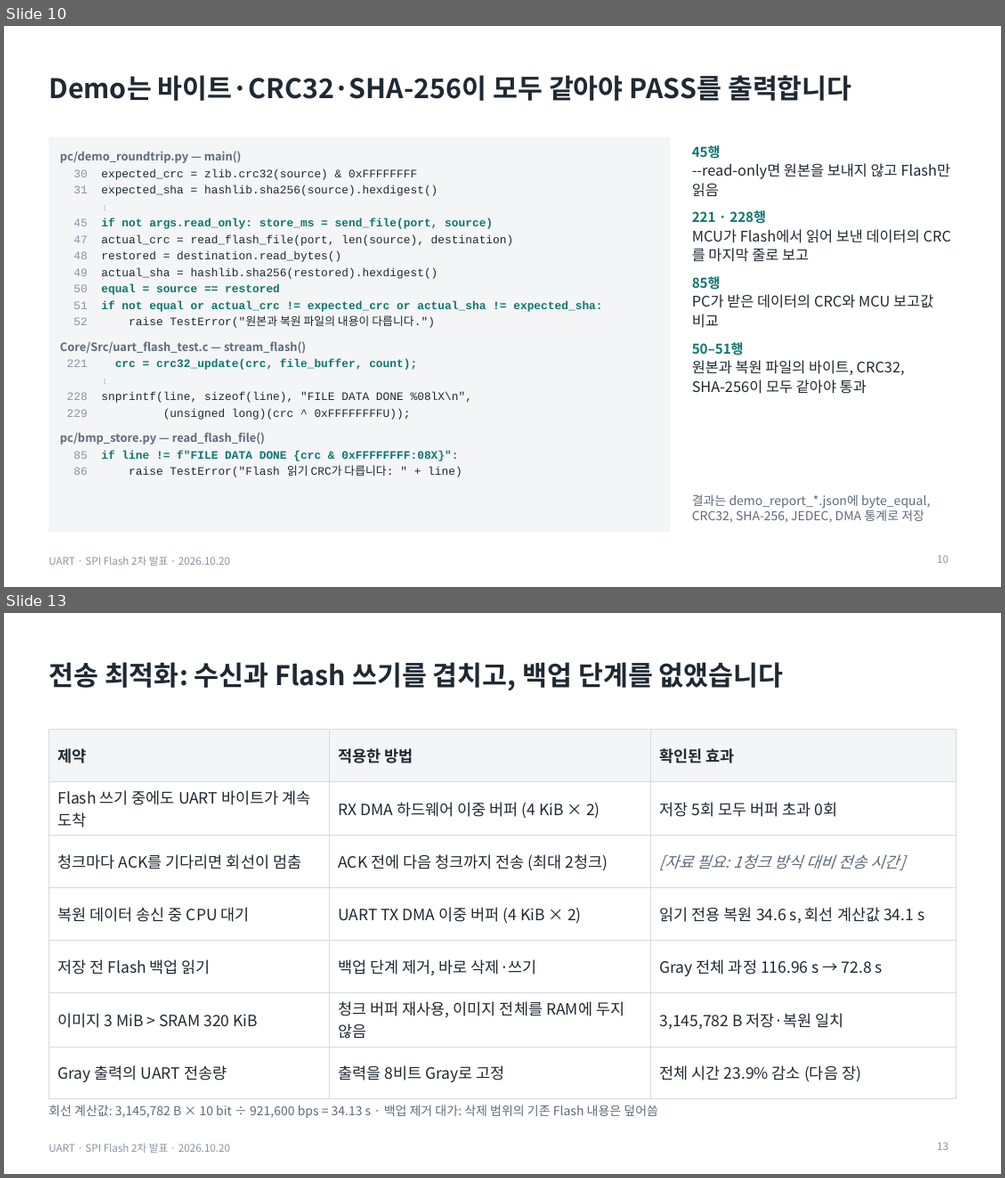
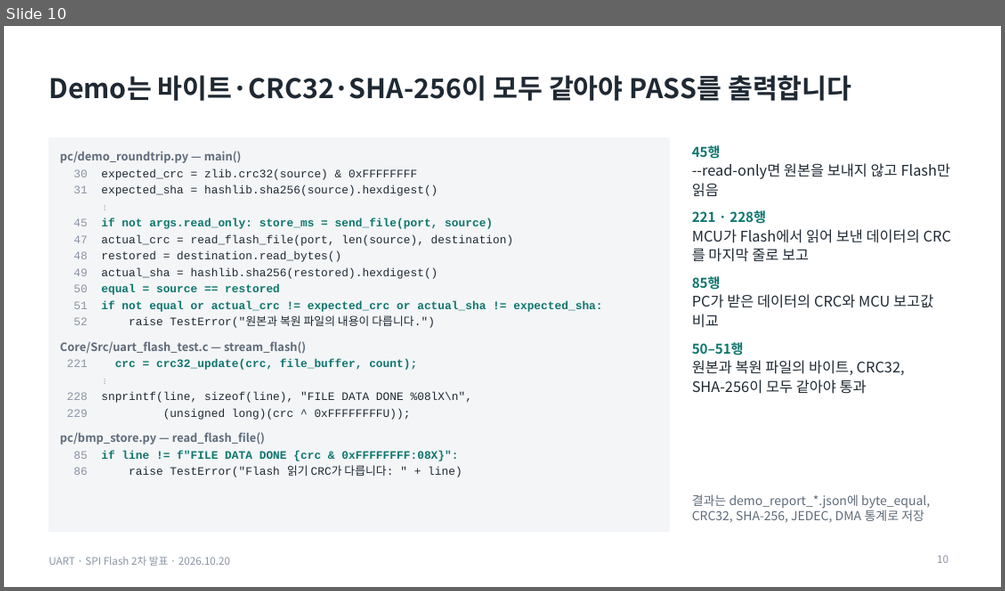
Before and after one commit to dazement/STM32-BMP-file-store-in-Flash-memory, a slide deck: presentation_oct20/output/UART_SPIFlash_2차발표_1020_코드검증.pptx. Shown one above the other, each under a label of ours: slides 10 and 13 before the commit, slide 10 after it; the slides between them are not shown. The pictures are 1005x1178 and 1005x591 pixels, drawn with LibreOffice and Linux fonts; fonts in the diff are those of the drawing. Boxes give left, top, right and bottom in pixels: in the first picture for what was removed or moved away, otherwise in the second. Text is boxed around its words. In the diff, an @@ line names an element or a change of style, - is before the commit and + after.

```diff
--- a/presentation_oct20/output/UART_SPIFlash_2차발표_1020_코드검증.pptx
+++ b/presentation_oct20/output/UART_SPIFlash_2차발표_1020_코드검증.pptx
@@ slide 13 removed at (x1=4, y1=613, x2=1001, y2=1174), background #FFFFFF; not listed: 1 template element that a slide beside it also shows @@
@@ title removed at (x1=48, y1=662, x2=784, y2=691) @@
-전송 최적화: 수신과 Flash 쓰기를 겹치고, 백업 단계를 없앴습니다
@@ table removed at (x1=48, y1=729, x2=956, y2=1086), 7 rows, 3 columns @@
-제약 | 적용한 방법 | 확인된 효과
-Flash 쓰기 중에도 UART 바이트가 계속 도착 | RX DMA 하드웨어 이중 버퍼 (4 KiB × 2) | 저장 5회 모두 버퍼 초과 0회
-청크마다 ACK를 기다리면 회선이 멈춤 | ACK 전에 다음 청크까지 전송 (최대 2청크) | [자료 필요: 1청크 방식 대비 전송 시간]
-복원 데이터 송신 중 CPU 대기 | UART TX DMA 이중 버퍼 (4 KiB × 2) | 읽기 전용 복원 34.6 s, 회선 계산값 34.1 s
-저장 전 Flash 백업 읽기 | 백업 단계 제거, 바로 삭제·쓰기 | Gray 전체 과정 116.96 s → 72.8 s
-이미지 3 MiB > SRAM 320 KiB | 청크 버퍼 재사용, 이미지 전체를 RAM에 두지 않음 | 3,145,782 B 저장·복원 일치
-Gray 출력의 UART 전송량 | 출력을 8비트 Gray로 고정 | 전체 시간 23.9% 감소 (다음 장)
@@ text removed at (x1=48, y1=1104, x2=658, y2=1118) @@
-회선 계산값: 3,145,782 B × 10 bit ÷ 921,600 bps = 34.13 s · 백업 제거 대가: 삭제 범위의 기존 Flash 내용은 덮어씀
@@ page number removed at (x1=937, y1=1142, x2=948, y2=1150) @@
-13
```
Also in this commit, not shown: 7 slides changed, 1 other slide removed, 1 other file.
